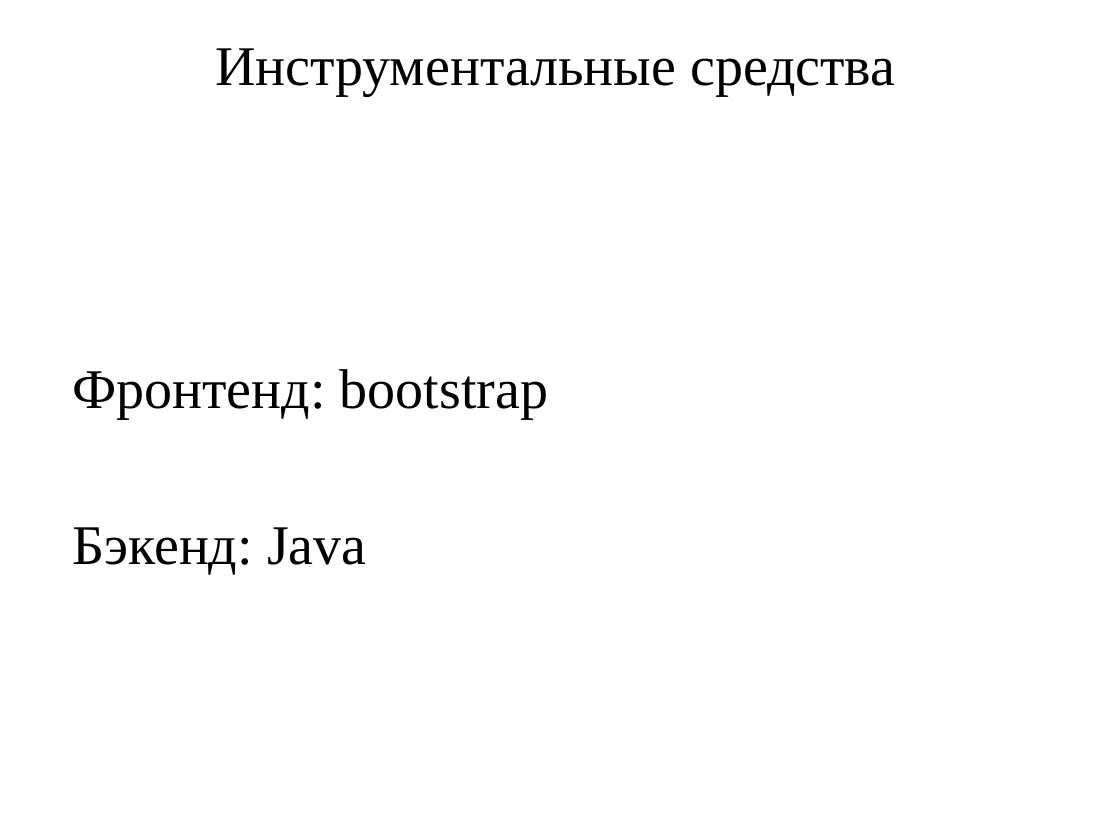
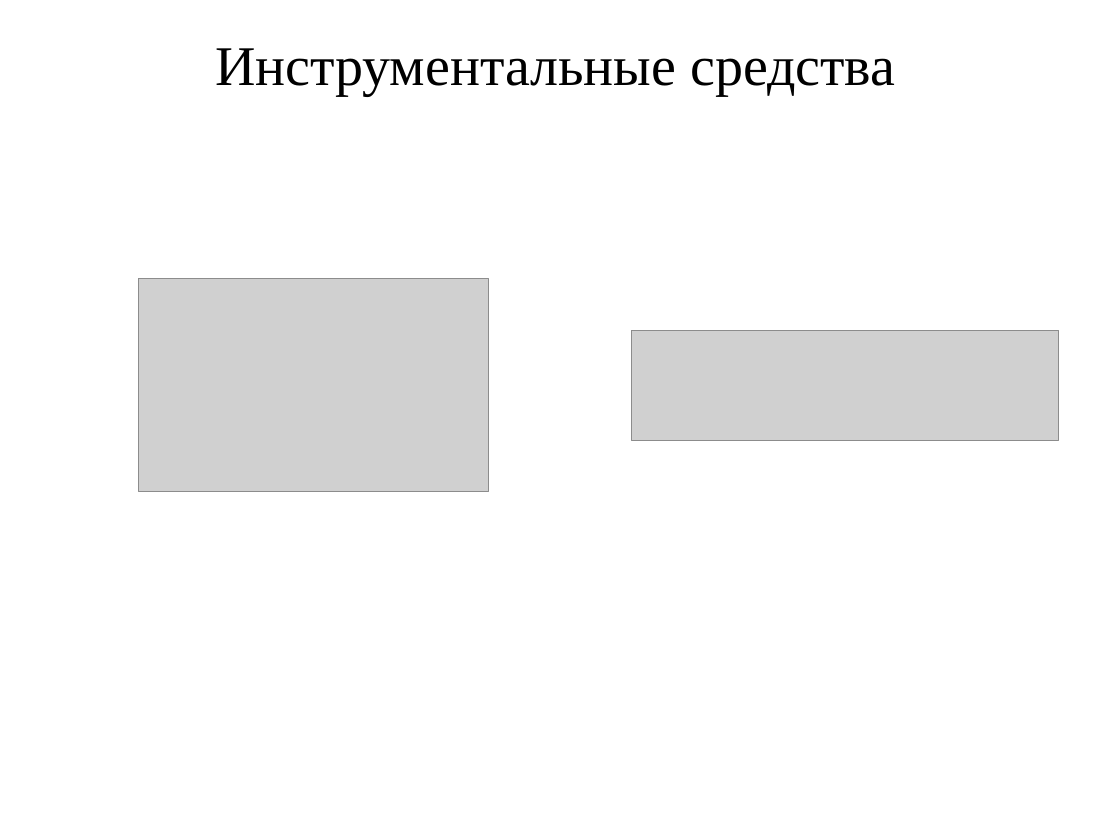
Before and after one commit to vadimgilka/WebsiteOperatorRates, a slide deck: slide 13 of Documentation/Pre-defense/First/Presentation.pptx (slide 12 before the commit). Drawn at 1120x840 pixels with LibreOffice and Linux fonts; fonts in the diff are those of the drawing; grey boxes stand for pictures. Boxes give left, top, right and bottom in pixels: in the first picture for what was removed or moved away, otherwise in the second. Text is boxed around its words. In the diff, an @@ line names an element or a change of style, - is before the commit and + after.

```diff
--- a/Documentation/Pre-defense/First/Presentation.pptx
+++ b/Documentation/Pre-defense/First/Presentation.pptx
@@ picture added at (139, 279, 489, 492) @@
@@ picture added at (632, 330, 1060, 440) @@
@@ subtitle removed at (72, 369, 548, 575) @@
-Фронтенд: bootstrap
-Бэкенд: Java
```
Also in this commit, not shown: 5 other slides changed, 1 slide added, 2 other files.
